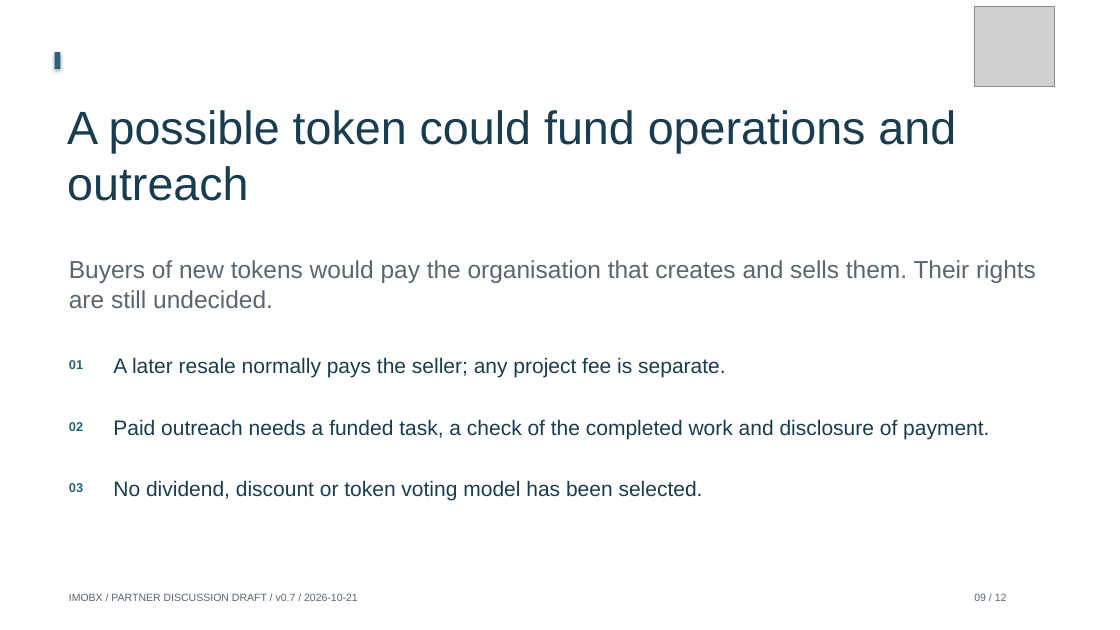
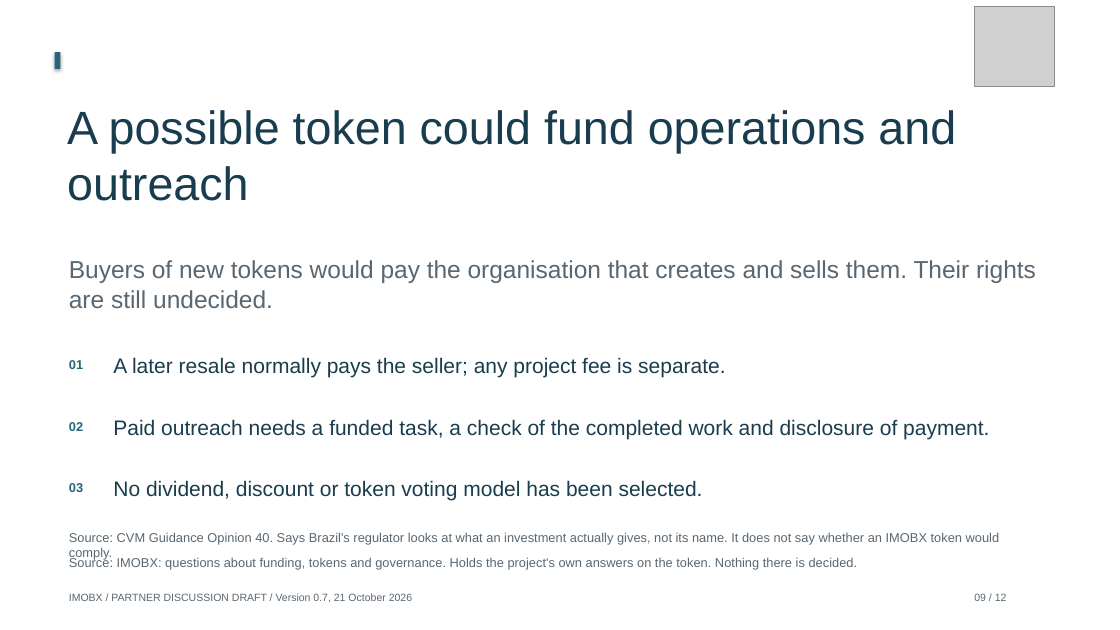
Before and after one commit to Siah-kin/imobx-website, a slide deck: slide 9 of pitchdeck.pptx. Drawn at 1120x630 pixels with LibreOffice and Linux fonts; fonts in the diff are those of the drawing; grey boxes stand for pictures. Boxes give left, top, right and bottom in pixels: in the first picture for what was removed or moved away, otherwise in the second. Text is boxed around its words. In the diff, an @@ line names an element or a change of style, - is before the commit and + after.

```diff
--- a/pitchdeck.pptx
+++ b/pitchdeck.pptx
@@ text added at box(69, 532, 1000, 560), 11 pt, text #596772 @@
+Source: CVM Guidance Opinion 40. Says Brazil's regulator looks at what an investment actually gives, not its name. It does not say whether an IMOBX token would comply.
@@ text added at box(69, 557, 858, 570), 11 pt, text #596772 @@
+Source: IMOBX: questions about funding, tokens and governance. Holds the project's own answers on the token. Nothing there is decided.
@@ text at box(69, 593, 412, 602): text changed @@
-IMOBX / PARTNER DISCUSSION DRAFT / v0.7 / 2026-10-21
+IMOBX / PARTNER DISCUSSION DRAFT / Version 0.7, 21 October 2026
```
Also in this commit, not shown: 11 other slides changed, 32 other files.
